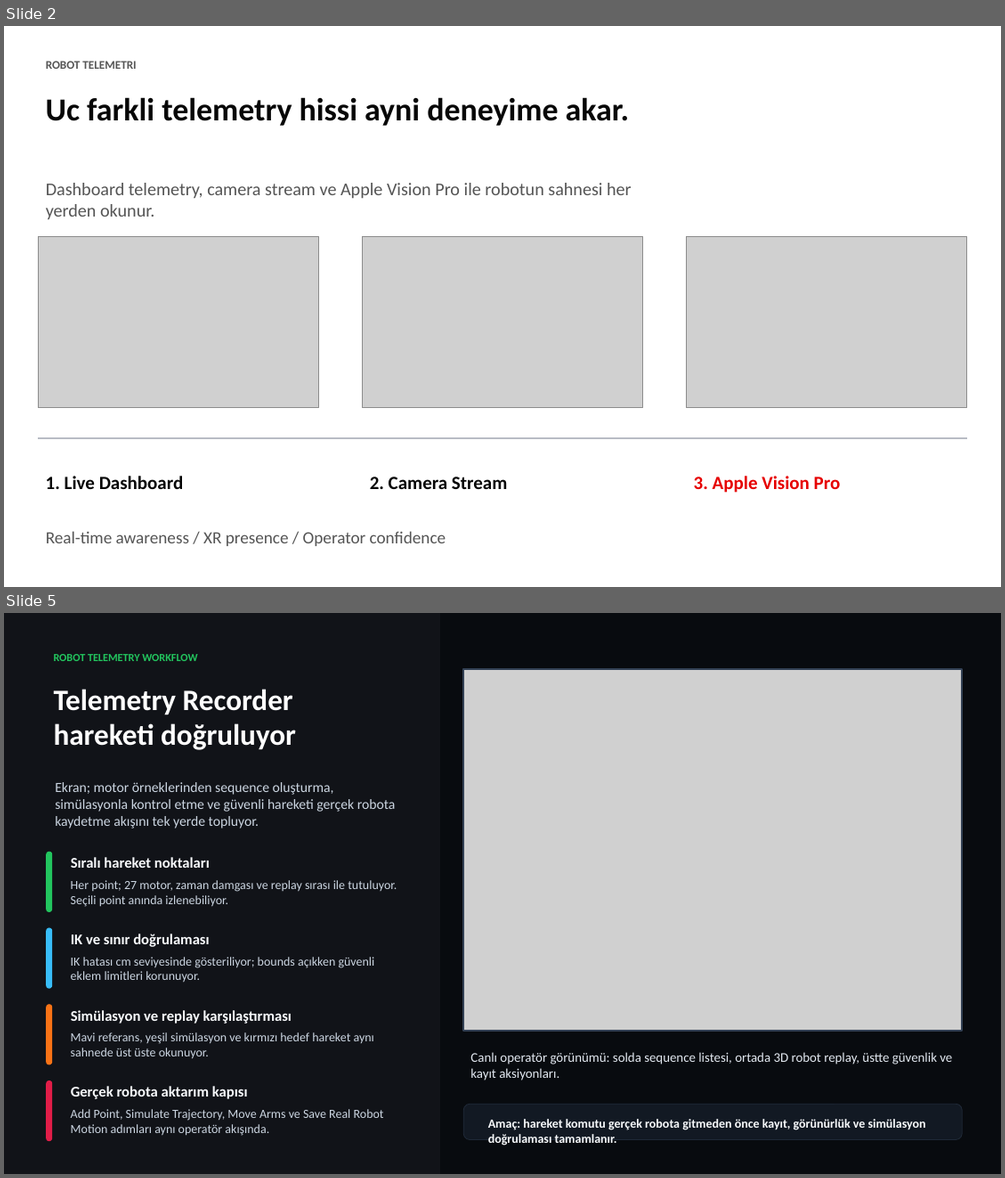
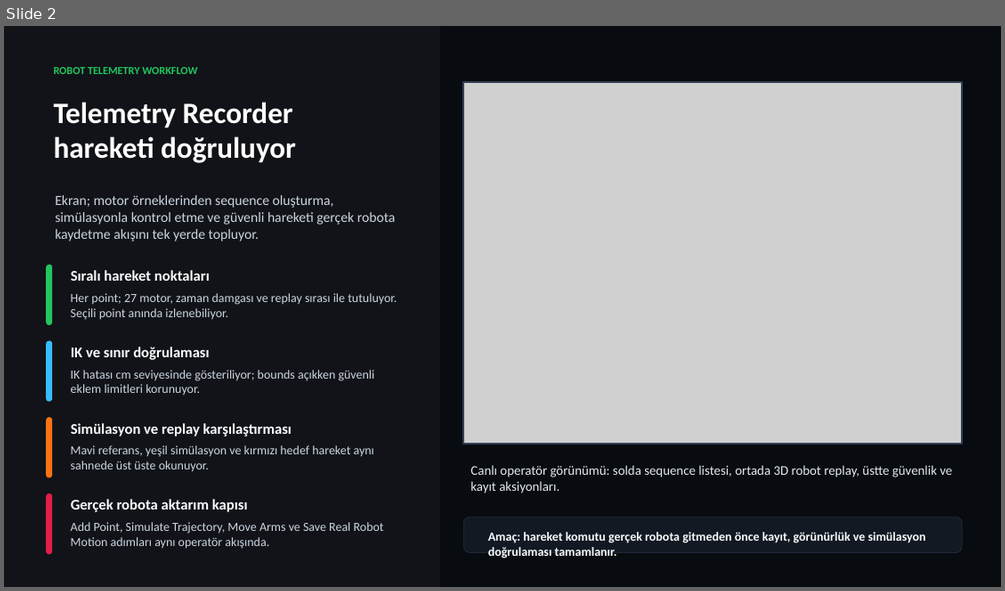
Before and after one commit to cemalhekim/humanoid-robot-gui, a slide deck: docs/presentations/Unitree-H1-Feature-Deck-v2.pptx. Shown one above the other, each under a label of ours: slides 2 and 5 before the commit, slide 2 after it; the slides between them are not shown. The pictures are 1005x1178 and 1005x591 pixels, drawn with LibreOffice and Linux fonts; fonts in the diff are those of the drawing; grey boxes stand for pictures. Boxes give left, top, right and bottom in pixels: in the first picture for what was removed or moved away, otherwise in the second. Text is boxed around its words. In the diff, an @@ line names an element or a change of style, - is before the commit and + after.

```diff
--- a/docs/presentations/Unitree-H1-Feature-Deck-v2.pptx
+++ b/docs/presentations/Unitree-H1-Feature-Deck-v2.pptx
@@ slide 2 removed at box(4, 26, 1001, 587), background #FFFFFF @@
@@ text removed at box(46, 61, 136, 69) @@
-ROBOT TELEMETRI
@@ text removed at box(46, 97, 629, 126) @@
-Uc farkli telemetry hissi ayni deneyime akar.
@@ text removed at box(46, 183, 631, 220) @@
-Dashboard telemetry, camera stream ve Apple Vision Pro ile robotun sahnesi her yerden okunur.
@@ picture removed at box(39, 236, 319, 408) @@
@@ picture removed at box(362, 236, 643, 408) @@
@@ picture removed at box(686, 236, 966, 408) @@
@@ rectangle removed at box(39, 437, 967, 439) @@
@@ text removed at box(46, 475, 184, 489) @@
-1. Live Dashboard
@@ text removed at box(370, 476, 507, 489) @@
-2. Camera Stream
@@ text removed at box(694, 475, 841, 492) @@
-3. Apple Vision Pro
@@ text removed at box(46, 531, 446, 546) @@
-Real-time awareness / XR presence / Operator confidence
@@ what was slide 5 is now slide 2 @@
```
Also in this commit, not shown: 1 slide added, 3 other slides removed.
